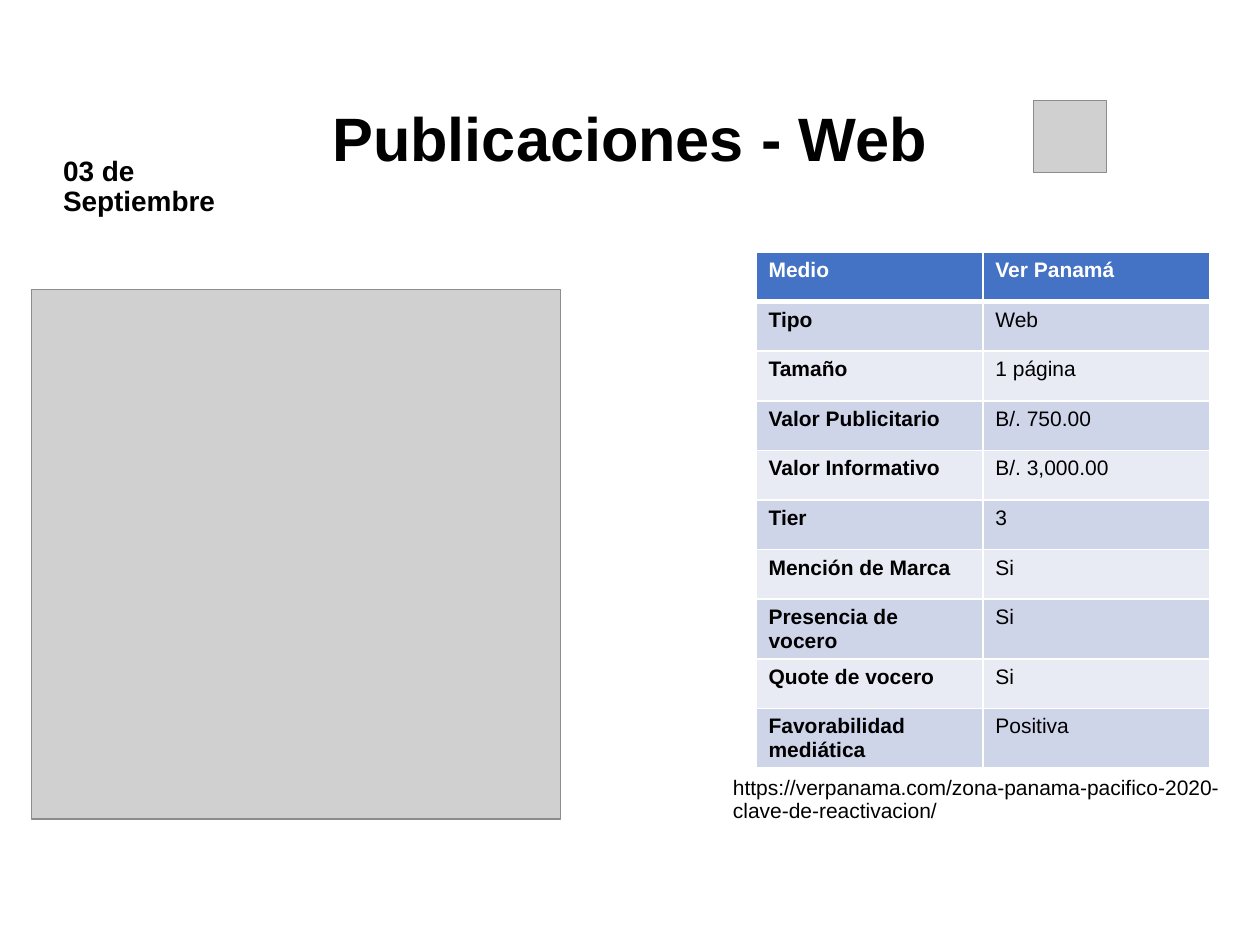
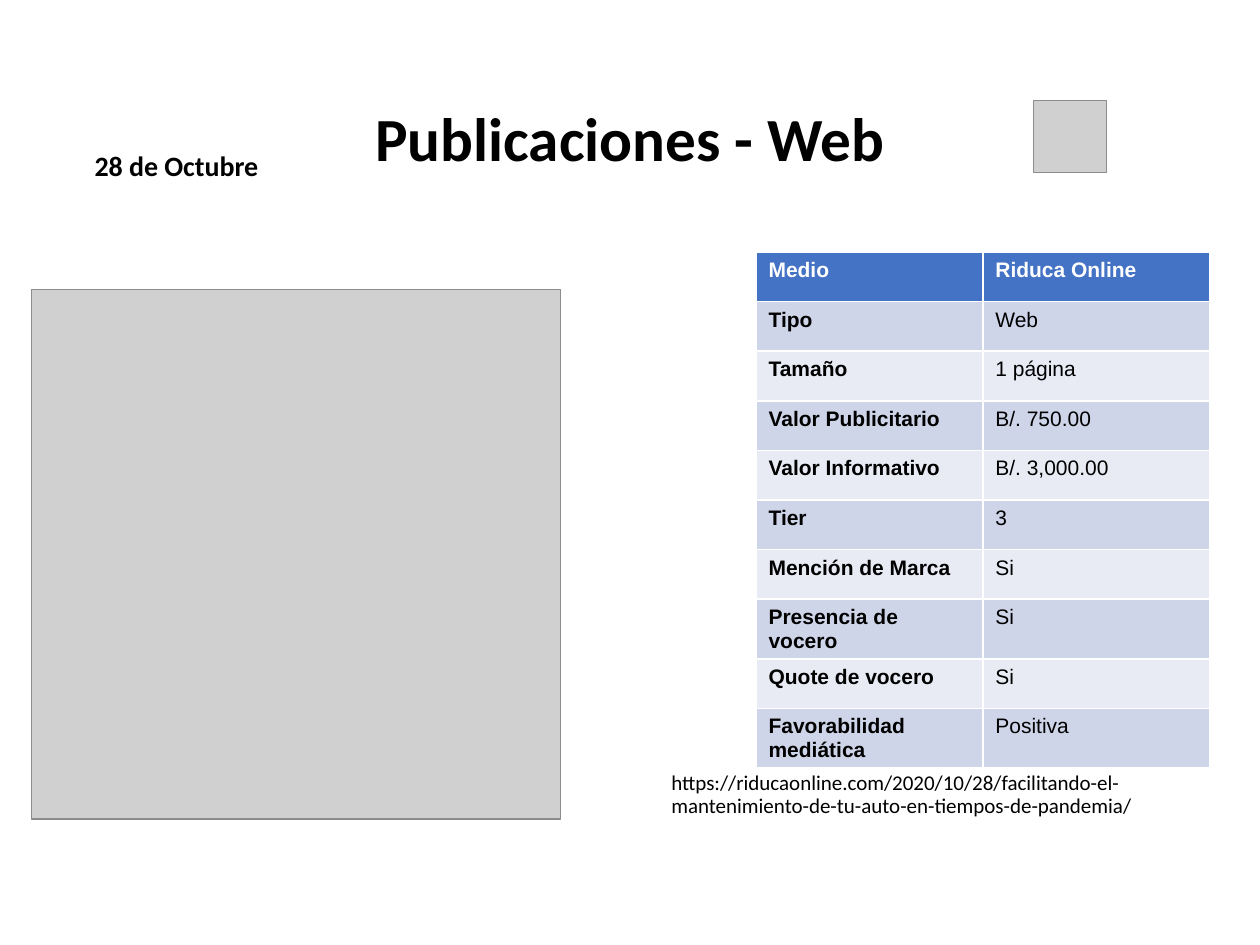
Before and after one commit to dgarci23/Report-Generator, a slide deck: slide 6 of Presentacion Terminada.pptx (slide 2 before the commit). Drawn at 1260x945 pixels with LibreOffice and Linux fonts; fonts in the diff are those of the drawing; grey boxes stand for pictures; background and template pictures are left out. Boxes give left, top, right and bottom in pixels: in the first picture for what was removed or moved away, otherwise in the second. Text is boxed around its words. In the diff, an @@ line names an element or a change of style, - is before the commit and + after.

```diff
--- a/Presentacion Terminada.pptx
+++ b/Presentacion Terminada.pptx
@@ title "Publicaciones - Web" at [375,118,884,162]: font Arial to Calibri @@
@@ text "28 de Octubre" at [94,156,258,177]: vertical alignment top to bottom @@
@@ text at [94,156,258,177]: text changed; font Arial to Calibri @@
-03 de Septiembre
+28 de Octubre
@@ table at [756,252,1210,762] @@
-row 1, column 2: Ver Panamá
+row 1, column 2: Riduca Online
@@ text at [671,775,1131,817]: text changed; font Arial to Calibri @@
-https://verpanama.com/zona-panama-pacifico-2020-clave-de-reactivacion/
+https://riducaonline.com/2020/10/28/facilitando-el-mantenimiento-de-tu-auto-en-tiempos-de-pandemia/
```
Also in this commit, not shown: 8 other slides changed, 19 slides removed, 20 other files.
